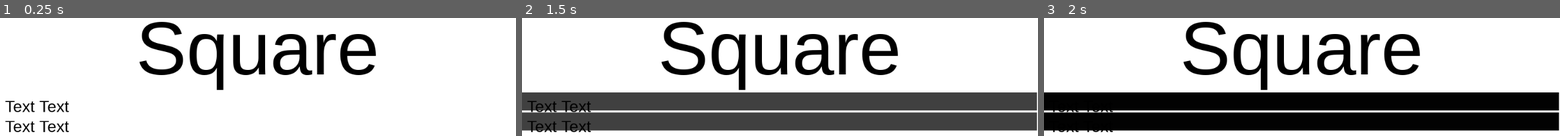
Above: before the commit, frames 1-3 (left to right).
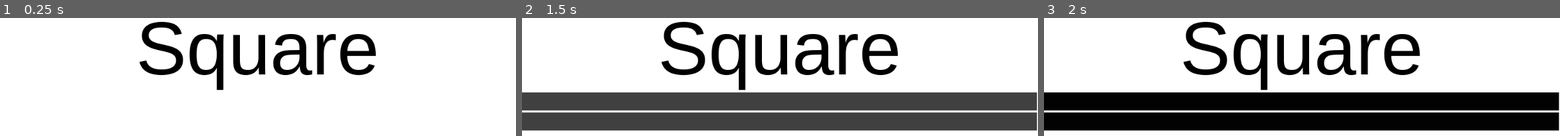
Above: after the commit, the same moments.

Repository: Anonymouqs/SquareStuff
Game: Godot game, scene res://gui/menu/titlescreen/title_screen.tscn
Two runs of this game, one before a commit and one after it. Both use one fixed random seed, a clock stepped at 60 frames per second and the inputs below. The project has no main scene, so this scene is started directly.
Inputs (mouse positions are in pixels of both pictures, inside the frame that each line leads up to):
- Up to frame 1 (0.25 s): no input
- Up to frame 2 (1.5 s): click (780, 101) at 0.5 s; click (780, 121) at 1.25 s
- Up to frame 3 (2 s): no input

The runs differ from the first frame. In frame 1, 1.0% of the frame differs, in the area x 1-14%, y 70-97%; in frame 2, 0.8%; in frame 3, 0.2%.

Commit message:
Init

Diff:
--- a/gui/button/fade_button/fade_button.tscn
+++ b/gui/button/fade_button/fade_button.tscn
@@ -131,6 +131,7 @@
 [node name="Button" type="Button"]
 margin_right = 185.0
 margin_bottom = 61.0
+size_flags_horizontal = 3
 custom_styles/hover = SubResource( 1 )
 custom_styles/pressed = SubResource( 2 )
 custom_styles/normal = SubResource( 3 )
@@ -144,15 +145,6 @@
 active = true
 parameters/blend_position = 1.20616
 
-[node name="Label" type="Label" parent="."]
-margin_left = 10.0
-margin_top = 10.0
-margin_right = 10.0
-margin_bottom = 10.0
-custom_fonts/font = ExtResource( 1 )
-custom_colors/font_color = Color( 0, 0, 0, 1 )
-text = "Text Text"
-
 [node name="AnimationPlayer" type="AnimationPlayer" parent="."]
 anims/black = SubResource( 7 )
 anims/white = SubResource( 8 )
